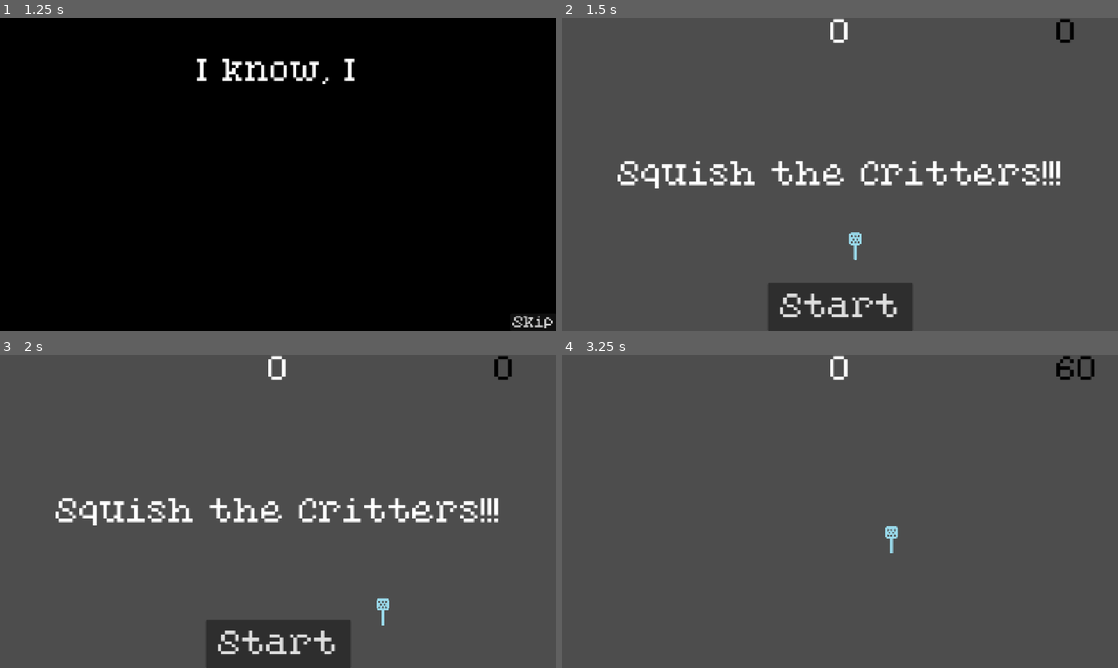
Above: before the commit, frames 1-4 (two rows, left to right).
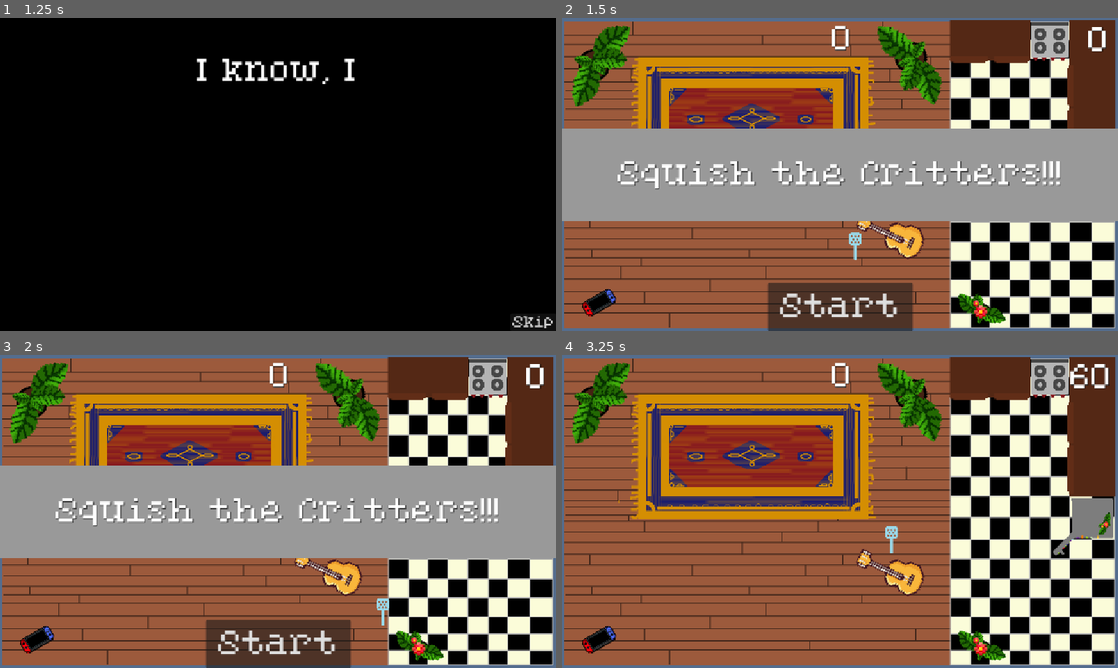
Above: after the commit, the same moments.

Repository: Evenwood/godotgamejame84
Game: Godot game, scene res://gui/title.tscn
Two runs of this game, one before a commit and one after it. Both use one fixed random seed, a clock stepped at 60 frames per second and the inputs below.
Inputs (mouse positions are in pixels of both pictures, inside the frame that each line leads up to):
- Up to frame 1 (1.25 s): click "Start" at 0.5 s
- Up to frame 2 (1.5 s): click "Skip" at 1.25 s
- Up to frame 3 (2 s): no input
- Up to frame 4 (3.25 s): click "Start" at 2 s; tap Enter at 2.75 s; move the mouse to (962, 495) at 2.77 s; right-click (962, 495) at 2.85 s

Frame 1 is identical in both runs. In frame 2, 96% of the frame differs, in the area x 0-100%, y 0-100%; in frame 3, 96%; in frame 4, 98%.

Commit message:
Added background and sfx for size-up and freeze

Diff:
--- a/gamejam84/Main.tscn
+++ b/gamejam84/Main.tscn
@@ -12,6 +12,7 @@
 [ext_resource type="PackedScene" uid="uid://coqc6gtkj2fdl" path="res://gui/pause.tscn" id="10_wkp8b"]
 [ext_resource type="PackedScene" uid="uid://ddhv7gv0dw3am" path="res://gui/stats.tscn" id="11_20pc6"]
 [ext_resource type="PackedScene" uid="uid://sy7jjndicuyu" path="res://gui/level.tscn" id="12_5vvyt"]
+[ext_resource type="Texture2D" uid="uid://drgpuv0clig2j" path="res://art/pixil-frame-0 (1).png" id="13_c6i3y"]
 
 [sub_resource type="Curve2D" id="Curve2D_glv2v"]
 _data = {
@@ -39,6 +40,11 @@
 [node name="Main" type="Node"]
 script = ExtResource("1_uu6xs")
 critter_scene = ExtResource("2_r0du0")
+
+[node name="Sprite2D" type="Sprite2D" parent="."]
+position = Vector2(575.5, 323)
+scale = Vector2(1.12598, 1.125)
+texture = ExtResource("13_c6i3y")
 
 [node name="Player" parent="." instance=ExtResource("1_glv2v")]
 position = Vector2(570, 460)
--- /dev/null
+++ b/gamejam84/hud.gdshader
@@ -0,0 +1,14 @@
+shader_type canvas_item;
+
+void vertex() {
+	// Called for every vertex the material is visible on.
+}
+
+void fragment() {
+	// Called for every pixel the material is visible on.
+}
+
+//void light() {
+//	// Called for every pixel for every light affecting the CanvasItem.
+//	// Uncomment to replace the default light processing function with this one.
+//}
--- a/gamejam84/hud.tscn
+++ b/gamejam84/hud.tscn
@@ -1,7 +1,13 @@
-[gd_scene load_steps=3 format=3 uid="uid://dx1idjdhy2hn0"]
+[gd_scene load_steps=6 format=3 uid="uid://dx1idjdhy2hn0"]
 
 [ext_resource type="FontFile" uid="uid://csuju232u5qsn" path="res://art/PixelatedEleganceRegular-ovyAA.ttf" id="1_37p78"]
 [ext_resource type="Script" uid="uid://b0krfvy2sgjwr" path="res://hud.gd" id="1_64ctp"]
+[ext_resource type="Shader" uid="uid://blr6y7iq3a77t" path="res://hud.gdshader" id="3_8sq4i"]
+
+[sub_resource type="ShaderMaterial" id="ShaderMaterial_640wx"]
+shader = ExtResource("3_8sq4i")
+
+[sub_resource type="StyleBoxFlat" id="StyleBoxFlat_8sq4i"]
 
 [node name="HUD" type="CanvasLayer"]
 script = ExtResource("1_64ctp")
@@ -10,15 +16,18 @@
 anchors_preset = 5
 anchor_left = 0.5
 anchor_right = 0.5
-offset_left = -21.5
-offset_right = 21.5
-offset_bottom = 58.0
+offset_left = -18.0
+offset_top = 14.0
+offset_right = 25.0
+offset_bottom = 72.0
 grow_horizontal = 2
+theme_override_colors/font_shadow_color = Color(0, 0, 0, 1)
 theme_override_fonts/font = ExtResource("1_37p78")
 theme_override_font_sizes/font_size = 64
 text = "0"
 
 [node name="Message" type="Label" parent="."]
+material = SubResource("ShaderMaterial_640wx")
 anchors_preset = 8
 anchor_left = 0.5
 anchor_top = 0.5
@@ -30,8 +39,10 @@
 offset_bottom = 97.0
 grow_horizontal = 2
 grow_vertical = 2
+theme_override_colors/font_shadow_color = Color(0, 0, 0, 1)
 theme_override_fonts/font = ExtResource("1_37p78")
 theme_override_font_sizes/font_size = 64
+theme_override_styles/normal = SubResource("StyleBoxFlat_8sq4i")
 text = "Squish the Critters!!!"
 horizontal_alignment = 1
 vertical_alignment = 1
@@ -41,10 +52,13 @@
 anchors_preset = 1
 anchor_left = 1.0
 anchor_right = 1.0
-offset_left = -128.0
-offset_bottom = 58.0
+offset_left = -62.0
+offset_top = 17.0
+offset_right = -13.0
+offset_bottom = 75.0
 grow_horizontal = 0
-theme_override_colors/font_color = Color(0.00240158, 0.00171301, 0.00121519, 1)
+theme_override_colors/font_color = Color(1, 1, 1, 1)
+theme_override_colors/font_shadow_color = Color(0, 0, 0, 1)
 theme_override_fonts/font = ExtResource("1_37p78")
 theme_override_font_sizes/font_size = 64
 text = "0"
--- a/gamejam84/main.gd
+++ b/gamejam84/main.gd
@@ -2,6 +2,8 @@
 
 @export var critter_scene: PackedScene
 @onready var audio_player = $AudioStreamPlayer
+@onready var audio_player_2 = $AudioStreamPlayer
+
 
 var score
 var time
@@ -312,4 +314,12 @@
 	reset_game_state()
 
 func _on_powerup_activated(powerup_type):
+	if powerup_type == "size_boost":
+		audio_player.stream = xl_sound
+		audio_player.play()
+		return
+	if powerup_type == "freeze":
+		audio_player_2.stream = freeze_sound
+		audio_player_2.play()
+		return
 	print(powerup_type, " ACTIVATED!")
--- a/gamejam84/powerups/power_up.tscn
+++ b/gamejam84/powerups/power_up.tscn
@@ -1,7 +1,8 @@
-[gd_scene load_steps=4 format=3 uid="uid://u6ejj366dopy"]
+[gd_scene load_steps=5 format=3 uid="uid://u6ejj366dopy"]
 
 [ext_resource type="Texture2D" uid="uid://bmftf36joqr6g" path="res://art/size_up.png" id="1_1gyi4"]
 [ext_resource type="Script" uid="uid://biuj28frfejql" path="res://powerups/power_up.gd" id="1_5jdc1"]
+[ext_resource type="AudioStream" uid="uid://mlk8i45clinc" path="res://art/Freeze_power_up.mp3" id="3_4wysa"]
 
 [sub_resource type="RectangleShape2D" id="RectangleShape2D_5jdc1"]
 size = Vector2(58, 52)
@@ -17,3 +18,8 @@
 [node name="CollisionShape2D" type="CollisionShape2D" parent="."]
 position = Vector2(0, 3)
 shape = SubResource("RectangleShape2D_5jdc1")
+
+[node name="AudioStreamPlayer" type="AudioStreamPlayer" parent="."]
+
+[node name="tick_tock_sound" type="AudioStreamPlayer" parent="."]
+stream = ExtResource("3_4wysa")
Not shown: 1 places in gamejam84/Main.tscn that only renumber resources
Binary file added: gamejam84/art/pixil-frame-0 (1).png
Not shown, added: gamejam84/art/pixil-frame-0 (1).png.import
Not shown, added: gamejam84/hud.gdshader.uid
